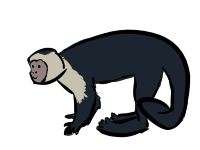
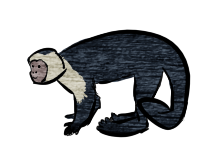
The second w=200, h=150 image is a revision of the first. Changes to its layers:
added layer "Paint Layer 3" (soft light) above "Paint Layer 1" over [27, 33, 186, 134]
